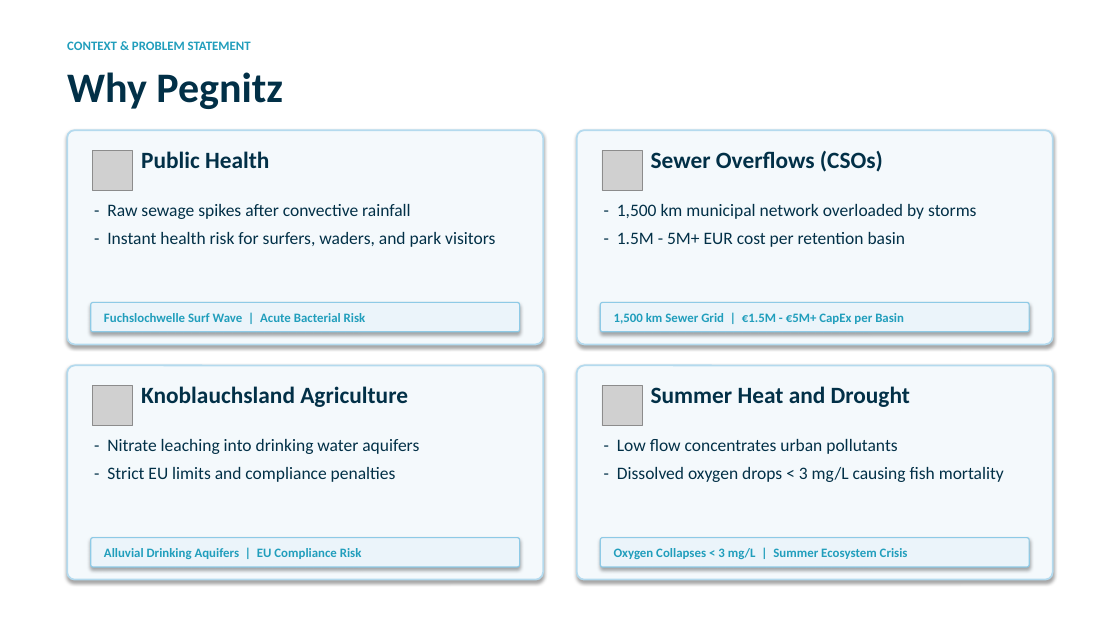
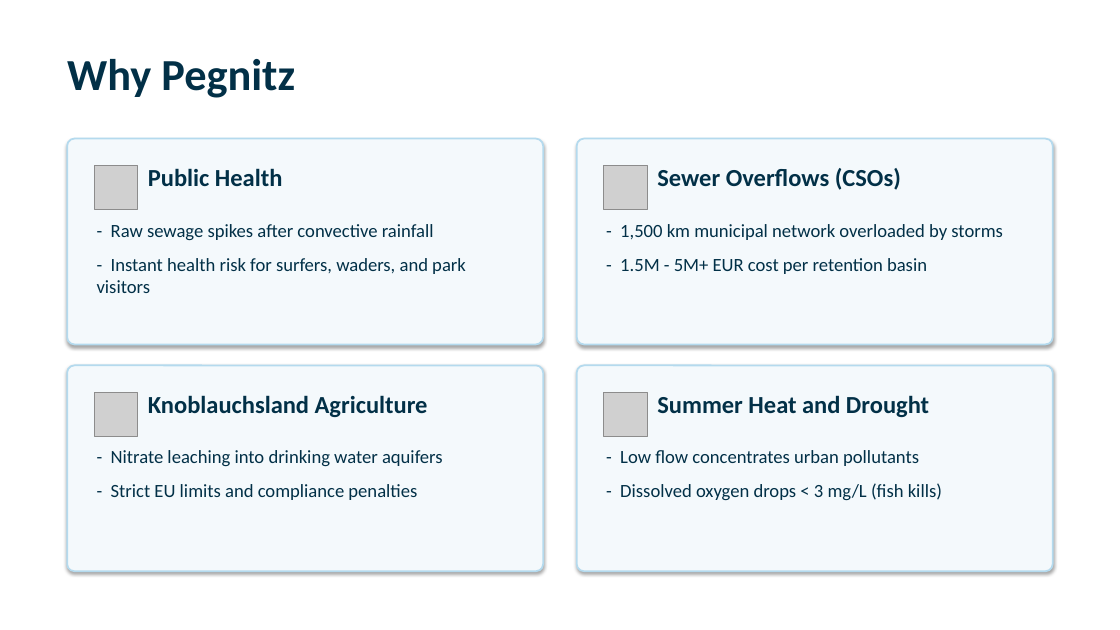
Before and after one commit to PrinzMajkl/Euroteq_Eindhoven_T3, a slide deck: slide 2 of presentation/plumetrace_presentation.pptx. Drawn at 1120x630 pixels with LibreOffice and Linux fonts; fonts in the diff are those of the drawing; grey boxes stand for pictures. Boxes give left, top, right and bottom in pixels: in the first picture for what was removed or moved away, otherwise in the second. Text is boxed around its words. In the diff, an @@ line names an element or a change of style, - is before the commit and + after.

```diff
--- a/presentation/plumetrace_presentation.pptx
+++ b/presentation/plumetrace_presentation.pptx
@@ text "Why Pegnitz": place and size @@
-text "Why Pegnitz" at [67,72,283,109]
+text "Why Pegnitz" at [67,59,295,98]
@@ text "Why Pegnitz" at [67,59,295,98]: size 36 to 38 pt @@
@@ text removed at [67,41,251,50] @@
-CONTEXT & PROBLEM STATEMENT
@@ rounded rectangle: place and size @@
-rounded rectangle at [67,130,544,344]
+rounded rectangle at [67,139,544,344]
@@ rounded rectangle: place and size @@
-rounded rectangle at [577,130,1054,344]
+rounded rectangle at [577,139,1054,344]
@@ picture: place and size @@
-picture at [92,150,133,191]
+picture at [94,166,138,209]
@@ text "Public Health": place and size @@
-text "Public Health" at [141,151,269,168]
+text "Public Health" at [148,168,282,186]
@@ picture: place and size @@
-picture at [602,150,643,191]
+picture at [604,166,648,209]
@@ size 20 to 21 pt in 4 elements at [148,395,428,417], [657,395,929,417], [148,168,282,186], [657,168,901,190] @@
@@ text "Sewer Overflows (CSOs)": place and size @@
-text "Sewer Overflows (CSOs)" at [651,151,883,172]
+text "Sewer Overflows (CSOs)" at [657,168,901,190]
@@ text "- Raw sewage spikes after ...": place and size @@
-text "- Raw sewage spikes after ..." at [107,204,495,247]
+text "- Raw sewage spikes after ..." at [97,224,466,293]
@@ size 15 to 16 pt; more space between paragraphs in 3 elements at [111,450,443,500], [97,224,466,293], [620,224,1003,274] @@
@@ text "- 1,500 km municipal network ...": place and size @@
-text "- 1,500 km municipal network ..." at [617,204,976,247]
+text "- 1,500 km municipal network ..." at [620,224,1003,274]
@@ rounded rectangle removed at [91,302,520,332] @@
-Fuchslochwelle Surf Wave | Acute Bacterial Risk
@@ rounded rectangle removed at [601,302,1030,332] @@
-1,500 km Sewer Grid | €1.5M - €5M+ CapEx per Basin
@@ rounded rectangle: place and size @@
-rounded rectangle at [67,365,544,580]
+rounded rectangle at [67,365,544,571]
@@ text "Knoblauchsland Agriculture": place and size @@
-text "Knoblauchsland Agriculture" at [141,386,408,407]
+text "Knoblauchsland Agriculture" at [148,395,428,417]
@@ rounded rectangle: place and size @@
-rounded rectangle at [577,365,1054,580]
+rounded rectangle at [577,365,1054,571]
@@ text "Summer Heat and Drought": place and size @@
-text "Summer Heat and Drought" at [651,386,910,407]
+text "Summer Heat and Drought" at [657,395,929,417]
@@ picture: place and size @@
-picture at [92,386,133,426]
+picture at [94,392,138,436]
@@ picture: place and size @@
-picture at [602,386,643,426]
+picture at [604,392,648,436]
@@ text "- Nitrate leaching into drinking ...": place and size @@
-text "- Nitrate leaching into drinking ..." at [107,439,419,482]
+text "- Nitrate leaching into drinking ..." at [111,450,443,500]
@@ text "- Low flow concentrates urban ...": place and size @@
-text "- Low flow concentrates urban ..." at [617,439,1004,482]
+text "- Low flow concentrates urban ..." at [620,450,942,501]
@@ text at [620,450,919,466]: size 15 to 16 pt in "- Low flow concentrates urban pollutants"; more space between paragraphs @@
@@ text at [620,483,942,501]: text changed; size 15 to 16 pt @@
-- Dissolved oxygen drops < 3 mg/L causing fish mortality
+- Dissolved oxygen drops < 3 mg/L (fish kills)
@@ rounded rectangle removed at [91,538,520,567] @@
-Alluvial Drinking Aquifers | EU Compliance Risk
@@ rounded rectangle removed at [601,538,1030,567] @@
-Oxygen Collapses < 3 mg/L | Summer Ecosystem Crisis
```
Also in this commit, not shown: 6 other slides changed, 2 other files.
